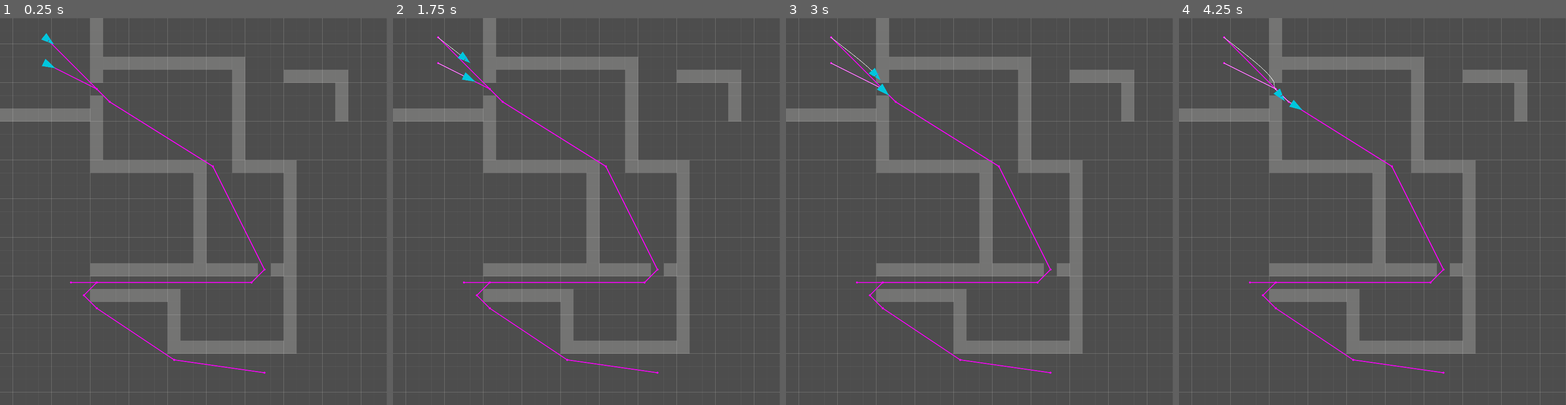
Above: before the commit, frames 1-4 (left to right).
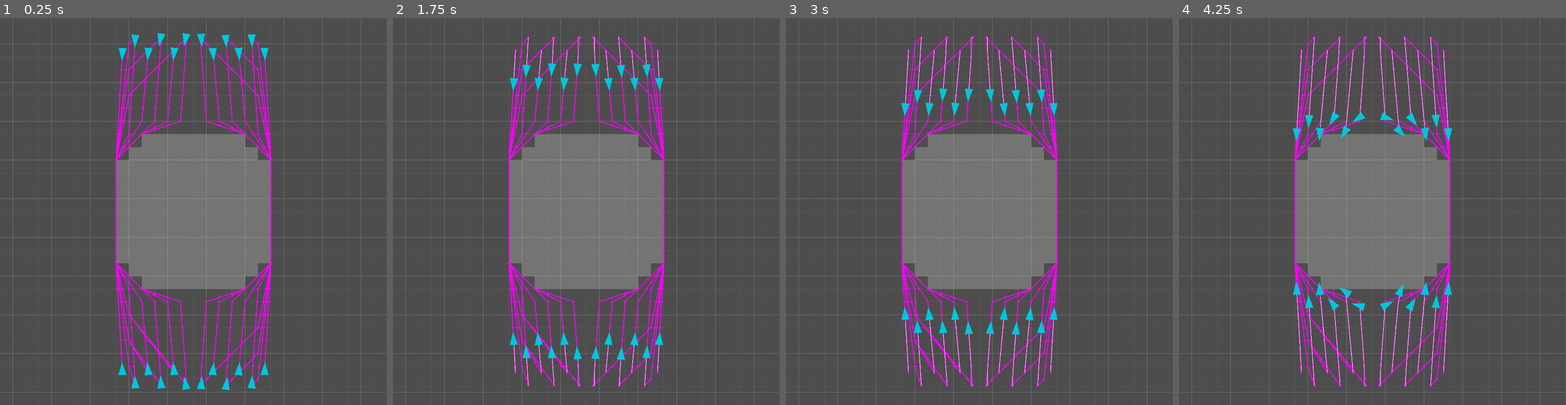
Above: after the commit, the same moments.

Repository: ewandos/godot-plugin-fluid-group-navigation
Game: Godot game, scene res://navigation_simulation.tscn
Same seed, same stepped clock (60 frames per second), same inputs: the game is played once before the commit and once after it.
Inputs (mouse positions are in pixels of both pictures, inside the frame that each line leads up to):
- Up to frame 1 (0.25 s): no input
- Up to frame 2 (1.75 s): move the mouse to (671, 192) at 0.52 s; click (671, 192) at 0.67 s; drag from (509, 230) to (462, 76) at 1.27 s
- Up to frame 3 (3 s): move the mouse to (1018, 126) at 2.02 s; click (1018, 126) at 2.17 s; drag from (960, 288) to (882, 87) at 2.77 s
- Up to frame 4 (4.25 s): move the mouse to (1488, 269) at 3.52 s; click (1488, 269) at 3.67 s

The runs differ from the first frame. In frame 1, 25% of the frame differs, in the area x 0-90%, y 0-97%; in frame 2, 24%; in frame 3, 25%; in frame 4, 25%.

Commit message:
fixed rvo agents

Diff:
--- a/Unit.gd
+++ b/Unit.gd
@@ -4,11 +4,12 @@
 @export var color: Color
 var is_selected := false
 
+@export var speed_modifier := 1
 @onready var sprite: Sprite2D = $Sprite2D
 @onready var movement := $AgentMovement as Agent
 
 func _physics_process(_delta):
-	velocity = movement.calc_velocity() * 100
+	velocity = movement.calc_velocity() * speed_modifier
 	sprite.look_at(global_position + movement.heading)
 	move_and_slide()
 
--- a/agent_wrapper.gd
+++ b/agent_wrapper.gd
@@ -3,21 +3,23 @@
 class_name AgentWrapper
 extends Agent
 
-@export var movement_speed: float = 4.0
+@export var movement_speed: float = 100
 @onready var navigation_agent := $NavigationAgent2D as NavigationAgent2D
 
+var is_moving := false
 var heading_smoother := HeadingSmoother.new(10)
 
 func _ready() -> void:
 	heading = heading.rotated(global_rotation)
 	navigation_agent.velocity_computed.connect(_on_velocity_computed)
-	navigation_agent.target_reached.connect(func(): path_resolved.emit(get_instance_id()))
 	navigation_agent.path_changed.connect(_on_path_changed)
+	navigation_agent.navigation_finished.connect(func(): path_resolved.emit(get_instance_id()))
 
 func set_destination(movement_target: Vector2, append: bool = false):
 	navigation_agent.set_target_position(movement_target)
 
 func _physics_process(delta):
+
 	var next_path_position: Vector2 = navigation_agent.get_next_path_position()
 	var current_agent_position: Vector2 = global_position
 	var new_velocity: Vector2 = (next_path_position - current_agent_position).normalized() * movement_speed
--- a/data_crawler.gd
+++ b/data_crawler.gd
@@ -43,6 +43,7 @@
 		set_process(false)
 
 func _on_agent_path_resolved(id: int) -> void:
+	print('Agent #', id, ' resolved path.')
 	movement_infos[id].is_completed = true
 
 func _on_calculated_velocity(id: int, velocity: Vector2) -> void:
--- a/fluid_unit.tscn
+++ b/fluid_unit.tscn
@@ -1,9 +1,10 @@
 [gd_scene load_steps=3 format=3 uid="uid://63cylnv08qsw"]
 
-[ext_resource type="PackedScene" uid="uid://b0vcy43lcl035" path="res://unit.tscn" id="1_nnicc"]
+[ext_resource type="PackedScene" uid="uid://b0vcy43lcl035" path="res://Unit.tscn" id="1_nnicc"]
 [ext_resource type="PackedScene" uid="uid://cuy6s2cnx6lid" path="res://fluid_agent.tscn" id="2_ti2dt"]
 
 [node name="FluidUnit" instance=ExtResource("1_nnicc")]
+speed_modifier = 100
 metadata/name = "fluid"
 
 [node name="AgentMovement" parent="." index="2" instance=ExtResource("2_ti2dt")]
--- /dev/null
+++ b/maps/rvo_test.tres
@@ -0,0 +1,10 @@
+[gd_resource type="Resource" script_class="Map" load_steps=2 format=3]
+
+[ext_resource type="Script" path="res://map.gd" id="1_cv05t"]
+
+[resource]
+script = ExtResource("1_cv05t")
+name = "rvo_test"
+blocked_cells = PackedVector2Array()
+unit_spawns = PackedVector2Array(11, 14, 15, 10)
+unit_targets = PackedVector2Array(18, 14, 15, 17)
--- a/navigation_simulation.tscn
+++ b/navigation_simulation.tscn
@@ -1,8 +1,8 @@
 [gd_scene load_steps=12 format=3 uid="uid://luiwa6h1wsyb"]
 
 [ext_resource type="Script" path="res://navigation_simulation.gd" id="1_ukg6q"]
-[ext_resource type="Resource" path="res://maps/navigation_test.tres" id="2_e3wcv"]
-[ext_resource type="PackedScene" uid="uid://63cylnv08qsw" path="res://fluid_unit.tscn" id="3_mxsq7"]
+[ext_resource type="Resource" path="res://maps/boulder.tres" id="2_ybmtf"]
+[ext_resource type="PackedScene" uid="uid://ce568we44kog0" path="res://rvo_unit.tscn" id="3_ggh8s"]
 [ext_resource type="PackedScene" uid="uid://inoa5k7pf6n1" path="res://breadcrumps_renderer.tscn" id="5_edxfc"]
 [ext_resource type="Texture2D" uid="uid://btu4jf4cosvf7" path="res://tile.jpg" id="6_ai07o"]
 [ext_resource type="Script" path="res://rvo_navigation_grid.gd" id="8_j66tg"]
@@ -32,8 +32,8 @@
 random_blocked_cells = 50
 agent_count = 10
 test_margin = 1
-predefined_maps = Array[Resource("res://map.gd")]([ExtResource("2_e3wcv")])
-unit = ExtResource("3_mxsq7")
+predefined_maps = Array[Resource("res://map.gd")]([ExtResource("2_ybmtf")])
+unit = ExtResource("3_ggh8s")
 
 [node name="NavigationGrid2D" parent="." instance=ExtResource("9_hjlqq")]
 position = Vector2(0, 1)
--- a/rvo_agent.tscn
+++ b/rvo_agent.tscn
@@ -9,11 +9,9 @@
 script = ExtResource("2_mfmn4")
 
 [node name="NavigationAgent2D" type="NavigationAgent2D" parent="." groups=["agent"]]
-target_desired_distance = 20.0
 avoidance_enabled = true
-radius = 30.0
-time_horizon_obstacles = 1.0
-max_speed = 1.0
+radius = 40.0
+time_horizon_agents = 2.0
 
 [node name="CollisionCheck" type="Area2D" parent="."]
 
--- a/rvo_unit.tscn
+++ b/rvo_unit.tscn
@@ -1,6 +1,6 @@
 [gd_scene load_steps=3 format=3 uid="uid://ce568we44kog0"]
 
-[ext_resource type="PackedScene" uid="uid://b0vcy43lcl035" path="res://unit.tscn" id="1_kjvsj"]
+[ext_resource type="PackedScene" uid="uid://b0vcy43lcl035" path="res://Unit.tscn" id="1_kjvsj"]
 [ext_resource type="PackedScene" uid="uid://q1d8didgra4f" path="res://rvo_agent.tscn" id="2_i21ey"]
 
 [node name="RvoUnit" instance=ExtResource("1_kjvsj")]
